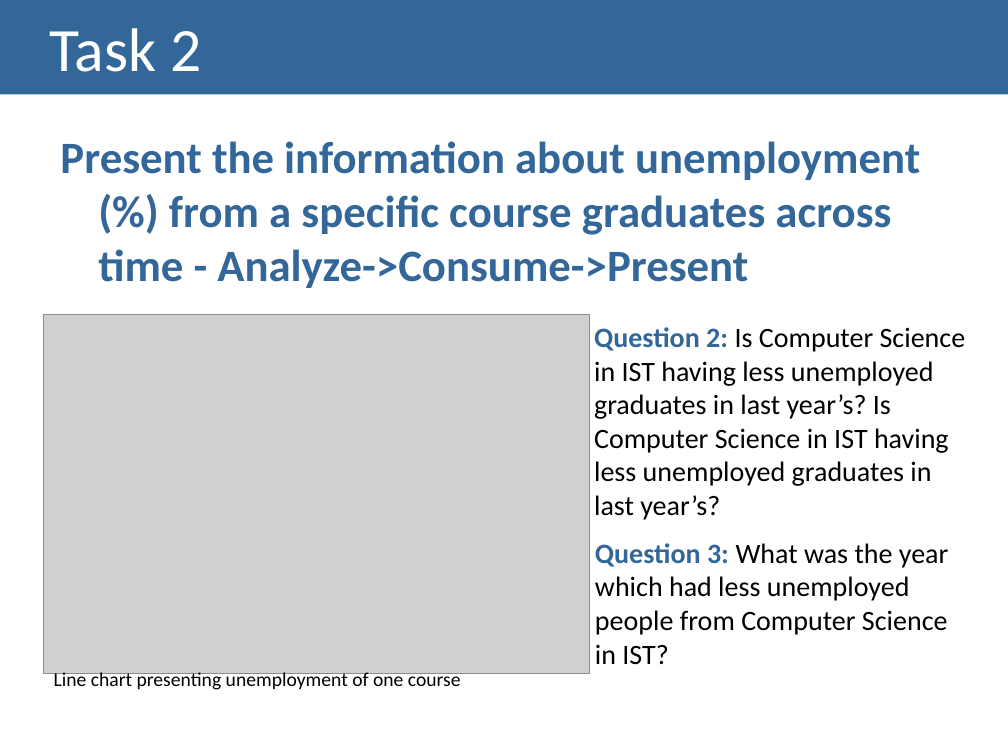
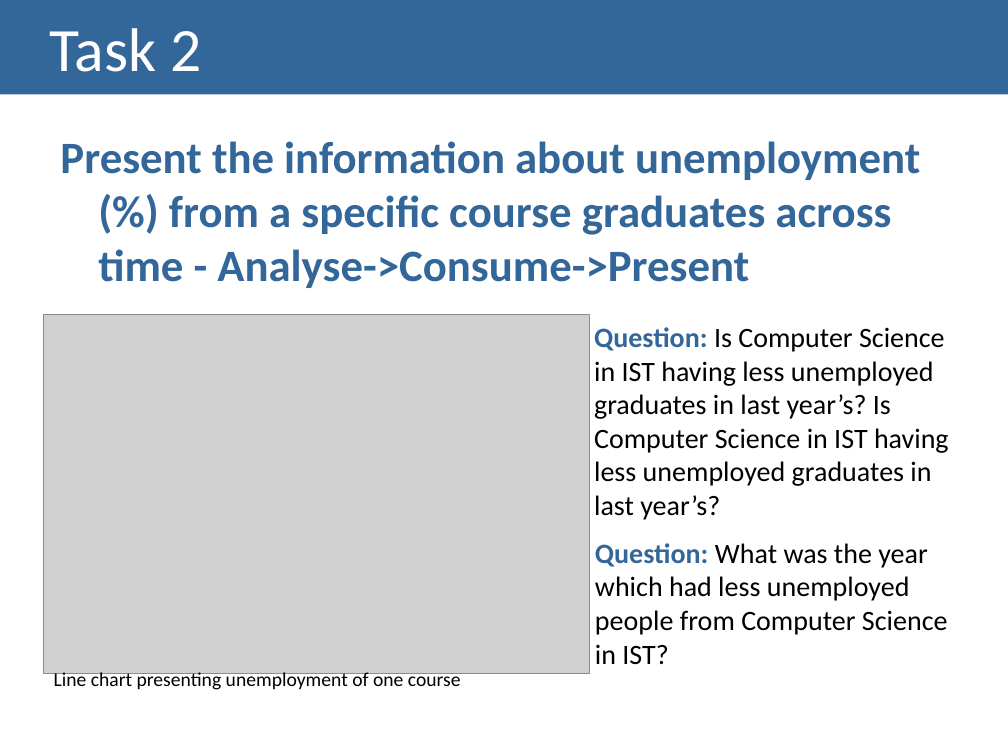
Before and after one commit to Strabox/Higher-Education-Unemployment-Portugal, a slide deck: slide 7 of III-Checkpoint/III-Checkpoint Presentation.pptx. Drawn at 1008x756 pixels with LibreOffice and Linux fonts; fonts in the diff are those of the drawing; grey boxes stand for pictures. Boxes give left, top, right and bottom in pixels: in the first picture for what was removed or moved away, otherwise in the second. Text is boxed around its words. In the diff, an @@ line names an element or a change of style, - is before the commit and + after.

Commit message:
Pwp update
...

```diff
--- a/III-Checkpoint/III-Checkpoint Presentation.pptx
+++ b/III-Checkpoint/III-Checkpoint Presentation.pptx
@@ text at <box>60,141,920,288</box>: text changed @@
-Present the information about unemployment (%) from a specific course graduates across time - Analyze->Consume->Present
+Present the information about unemployment (%) from a specific course graduates across time - Analyse->Consume->Present
@@ text at <box>594,327,949,520</box>: text changed @@
-Question 2: Is Computer Science in IST having less unemployed graduates in last year’s? Is Computer Science in IST having less unemployed graduates in last year’s?
+Question: Is Computer Science in IST having less unemployed graduates in last year’s? Is Computer Science in IST having less unemployed graduates in last year’s?
@@ text at <box>595,543,948,665</box>: text changed @@
-Question 3: What was the year which had less unemployed people from Computer Science in IST?
+Question: What was the year which had less unemployed people from Computer Science in IST?
```
Also in this commit, not shown: 4 other slides changed, 1 slide added.
